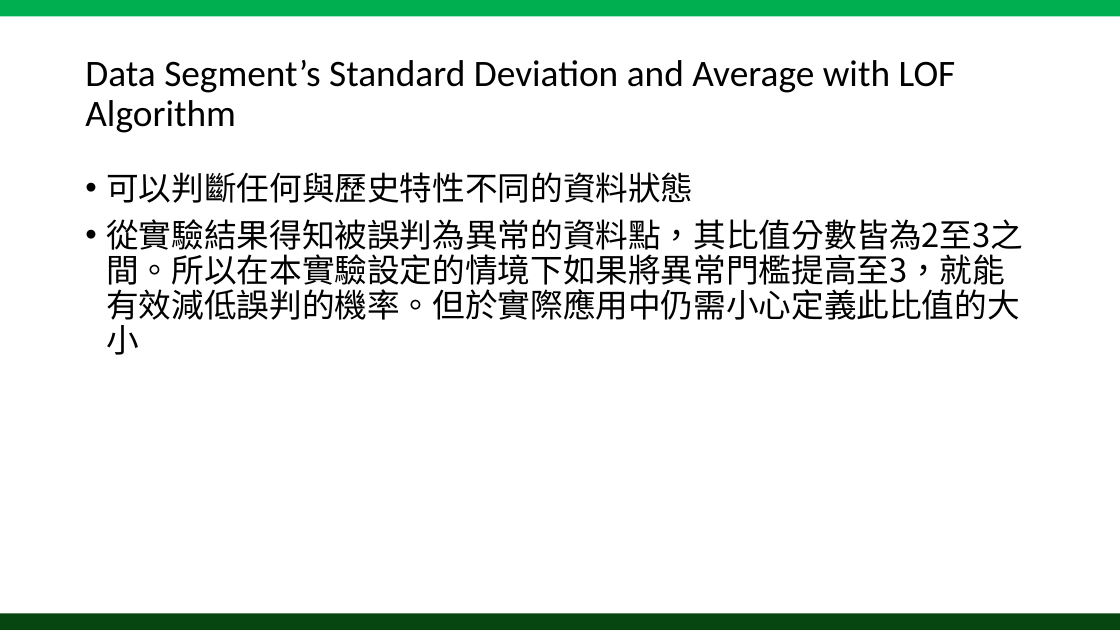
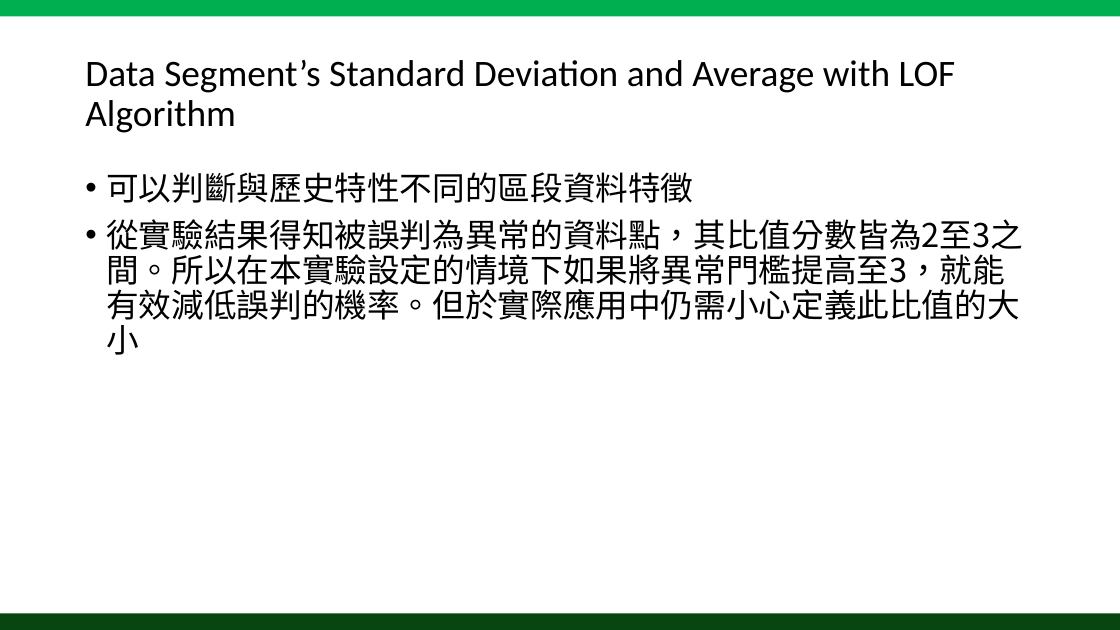
Before and after one commit to tedrong/Paper, a slide deck: slide 51 of Anomaly Detection and Event Alert System for IOT Integrated Management Platform.pptx (slide 50 before the commit). Drawn at 1120x630 pixels with LibreOffice and Linux fonts; fonts in the diff are those of the drawing. Boxes give left, top, right and bottom in pixels: in the first picture for what was removed or moved away, otherwise in the second. Text is boxed around its words. In the diff, an @@ line names an element or a change of style, - is before the commit and + after.

```diff
--- a/Anomaly Detection and Event Alert System for IOT Integrated Management Platform.pptx
+++ b/Anomaly Detection and Event Alert System for IOT Integrated Management Platform.pptx
@@ text at (x1=106, y1=172, x2=693, y2=203): text changed @@
-• 可以判斷任何與歷史特性不同的資料狀態
+• 可以判斷與歷史特性不同的區段資料特徵
```
Also in this commit, not shown: 3 other slides changed, 1 slide added.
